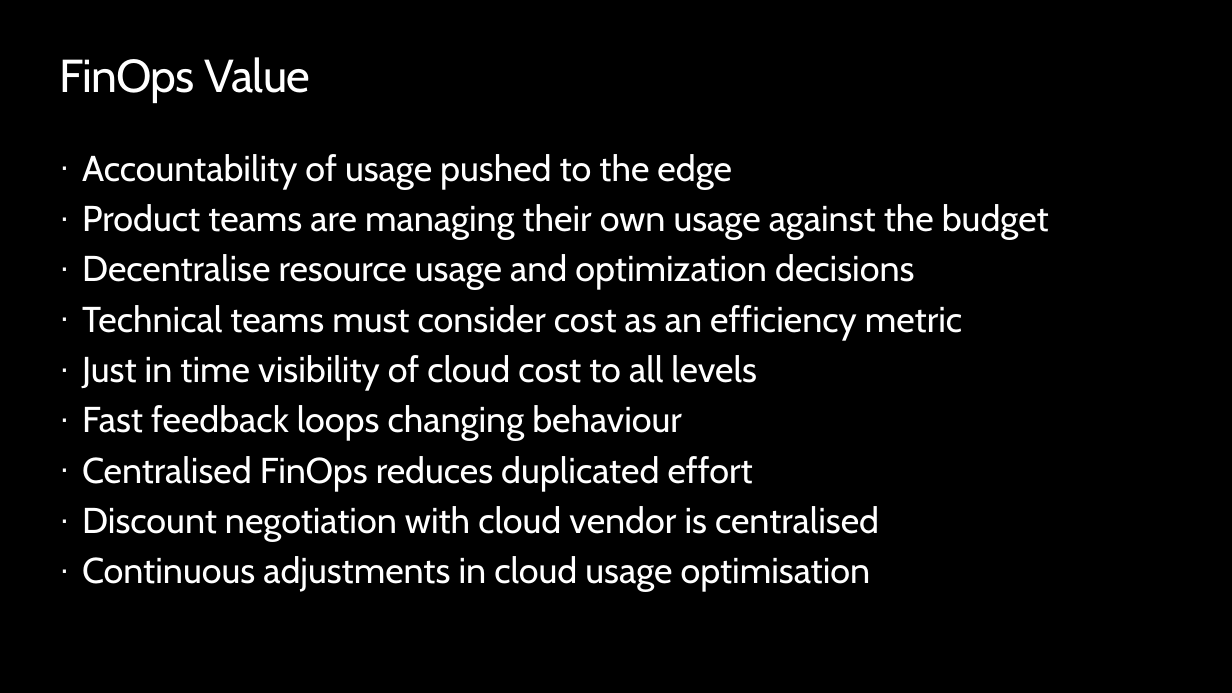
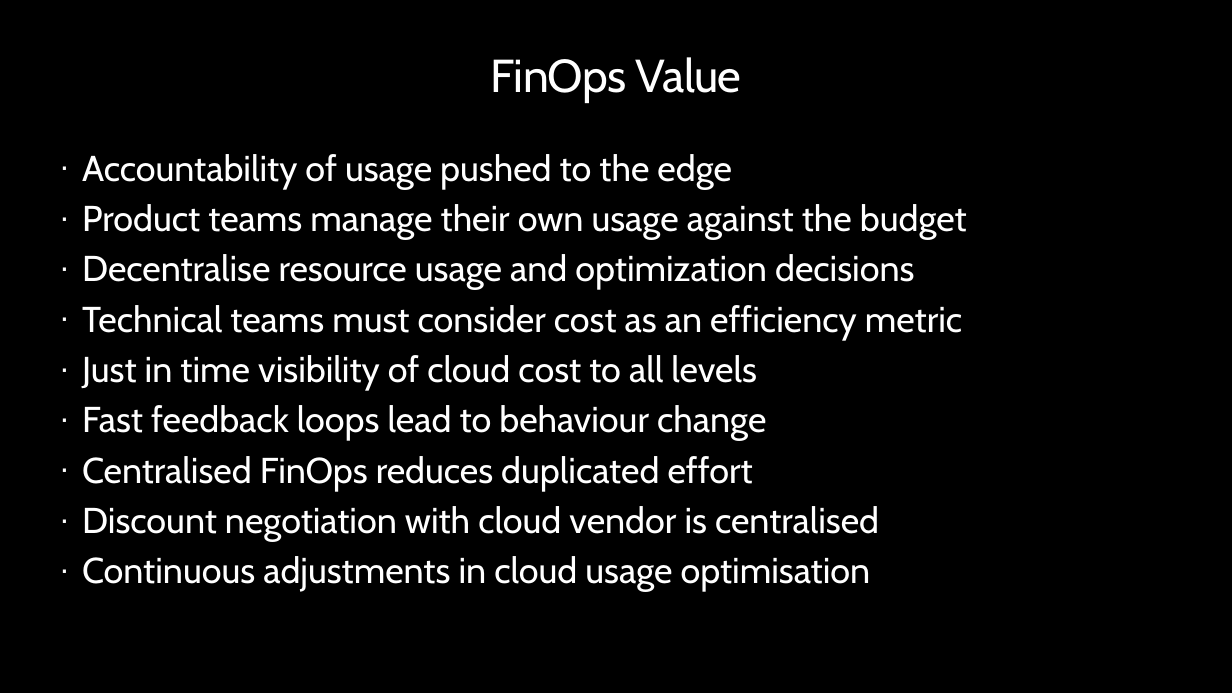
Before and after one commit to peterperov/MSFTCSA, a slide deck: slide 14 of 104-FinOps/Azure FinOps - Introduction.pptx (slide 12 before the commit). Drawn at 1232x693 pixels with LibreOffice and Linux fonts; fonts in the diff are those of the drawing; background and template pictures are left out. Boxes give left, top, right and bottom in pixels: in the first picture for what was removed or moved away, otherwise in the second. Text is boxed around its words. In the diff, an @@ line names an element or a change of style, - is before the commit and + after.

```diff
--- a/104-FinOps/Azure FinOps - Introduction.pptx
+++ b/104-FinOps/Azure FinOps - Introduction.pptx
@@ title "FinOps Value" at box(491, 57, 741, 103): alignment left to centre @@
@@ text at box(82, 204, 967, 240): text changed @@
-· Product teams are managing their own usage against the budget
+· Product teams manage their own usage against the budget
@@ text at box(82, 405, 766, 441): text changed @@
-· Fast feedback loops changing behaviour
+· Fast feedback loops lead to behaviour change
```
Also in this commit, not shown: 10 other slides changed, 3 slides added.
